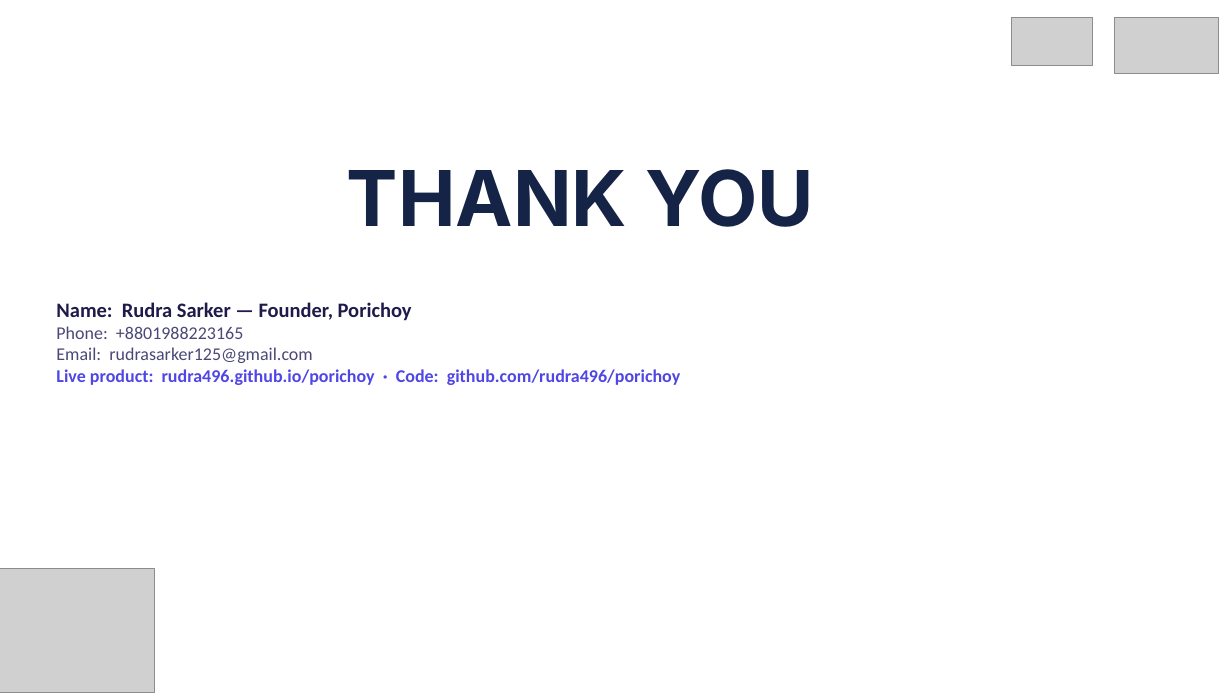
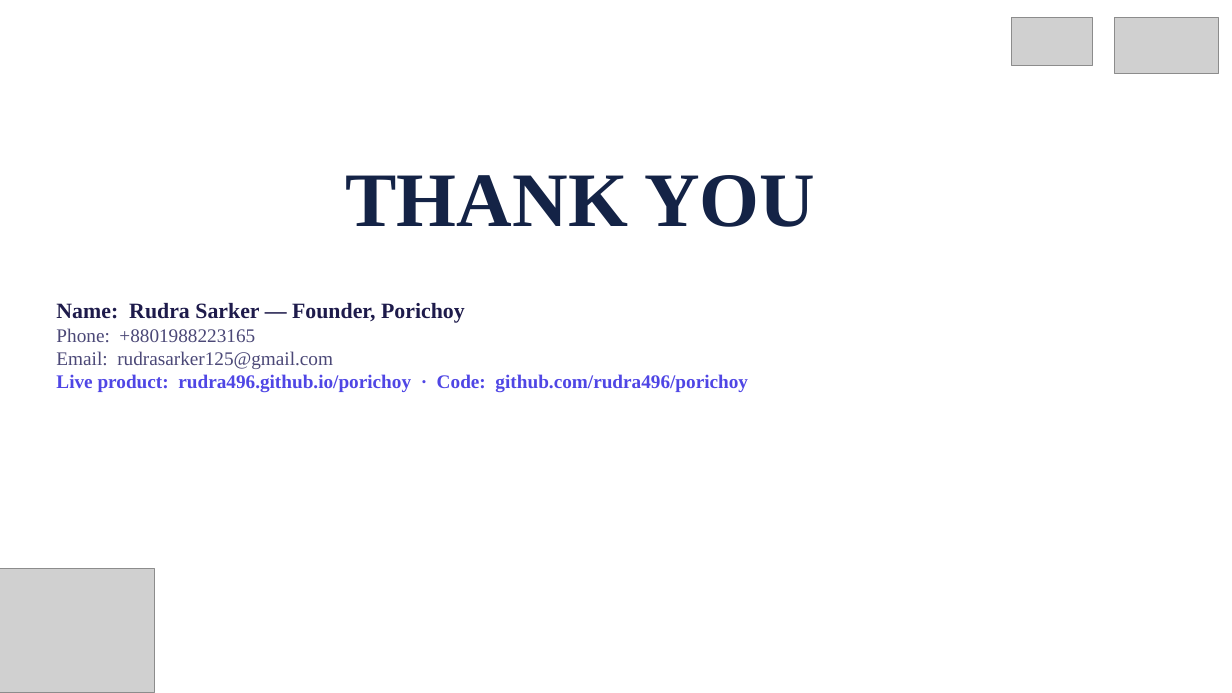
Before and after one commit to rudra496/porichoy, a slide deck: slide 8 of deck/Porichoy_Pitch_Deck.pptx. Drawn at 1232x693 pixels with LibreOffice and Linux fonts; fonts in the diff are those of the drawing; grey boxes stand for pictures. Boxes give left, top, right and bottom in pixels: in the first picture for what was removed or moved away, otherwise in the second. Text is boxed around its words. In the diff, an @@ line names an element or a change of style, - is before the commit and + after.

Commit message:
Deck v4 FINAL: Times New Roman throughout (charts too), large text, big readable figures, serif consistency — judge 8/8 SHIP

```diff
--- a/deck/Porichoy_Pitch_Deck.pptx
+++ b/deck/Porichoy_Pitch_Deck.pptx
@@ title "THANK YOU" at box(346, 175, 815, 227): font Inter to Times New Roman @@
@@ text "Name: Rudra Sarker — Founder, ..." at box(56, 303, 748, 392): size 16 to 17 pt in "Name: Rudra Sarker — Founder, Porichoy"; font Calibri to Times New Roman; size 14 to 15 pt in "Phone: +8801988223165", "Email: rudrasarker125@gmail.com", "Live product: rudra496.github.io/porichoy · Code: github.com ..." @@
```
Also in this commit, not shown: 7 other slides changed, 1 other file.
